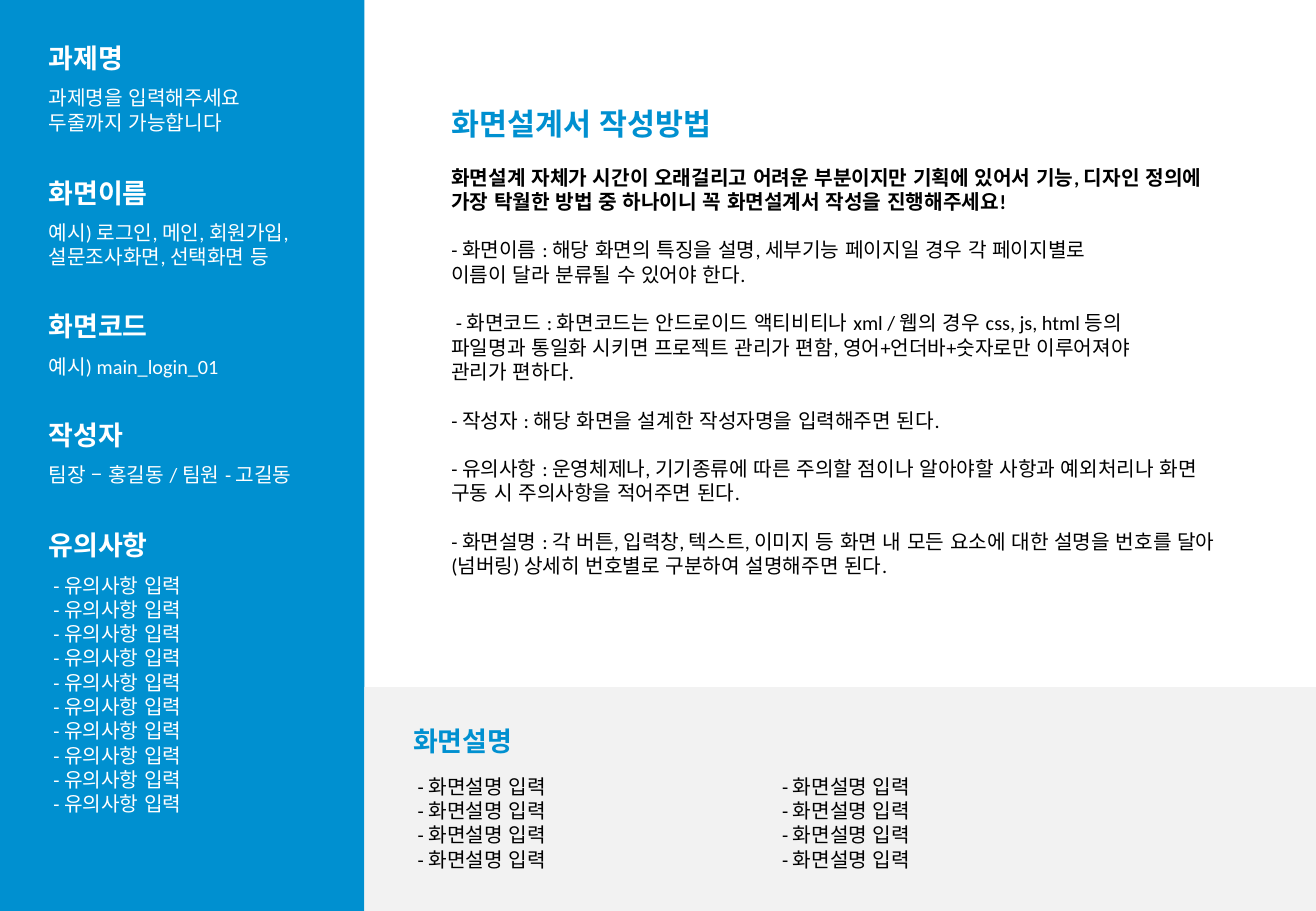
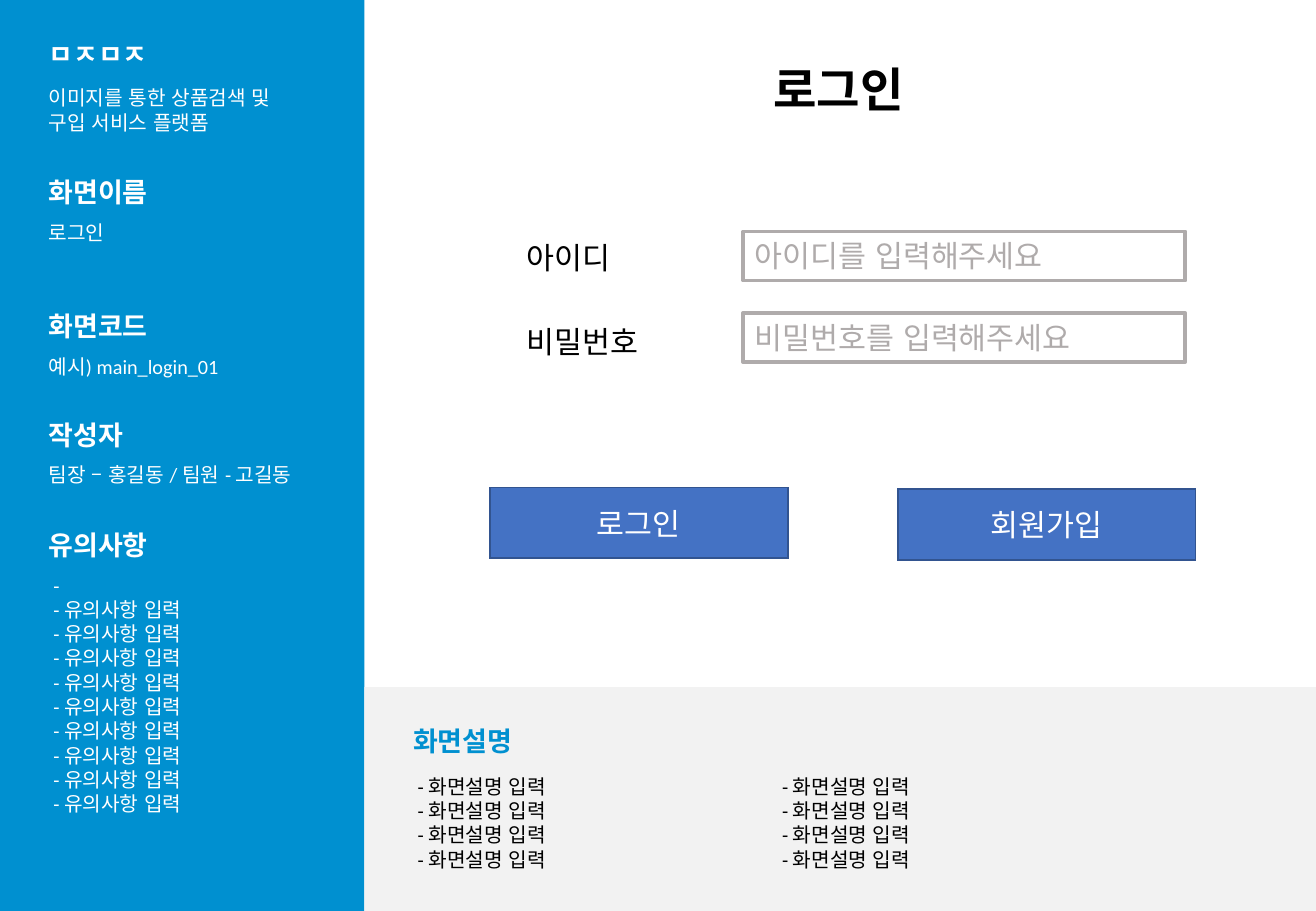
Before and after one commit to LeticiaKang/Project_Idol-Fandom-WebPlaform, a slide deck: slide 5 of 산출문서/화면설계서_서식(1조. HappyVirus).pptx (slide 4 before the commit). Drawn at 1316x911 pixels with LibreOffice and Linux fonts; fonts in the diff are those of the drawing. Boxes give left, top, right and bottom in pixels: in the first picture for what was removed or moved away, otherwise in the second. Text is boxed around its words. In the diff, an @@ line names an element or a change of style, - is before the commit and + after.

Commit message:
Update 화면설계서_서식(1조. HappyVirus).pptx
화면설계서 작성
-회원가입
-로그인
-이미지검색
-이미지 검색결과

```diff
--- a/산출문서/화면설계서_서식(1조. HappyVirus).pptx
+++ b/산출문서/화면설계서_서식(1조. HappyVirus).pptx
@@ text at [49,46,148,61]: text changed @@
-과제명
+ㅁㅈㅁㅈ
@@ text at [49,88,271,132]: text changed @@
-과제명을 입력해주세요
-두줄까지 가능합니다
+이미지를 통한 상품검색 및 구입 서비스 플랫폼
@@ text added at [773,67,903,111], 28 pt, text #000000, bold @@
+로그인
@@ text removed at [451,109,712,138] @@
-화면설계서 작성방법
@@ text removed at [451,168,1214,576] @@
-화면설계 자체가 시간이 오래걸리고 어려운 부분이지만 기획에 있어서 기능, 디자인 정의에 가장 탁월한 방법 중 하나이니 꼭 화면설계서 작성을 진행해주세요!
-- 화면이름 : 해당 화면의 특징을 설명, 세부기능 페이지일 경우 각 페이지별로
-이름이 달라 분류될 수 있어야 한다.
-- 화면코드 : 화면코드는 안드로이드 액티비티나 xml / 웹의 경우 css, js, html 등의
-파일명과 통일화 시키면 프로젝트 관리가 편함, 영어+언더바+숫자로만 이루어져야
-관리가 편하다.
-- 작성자 : 해당 화면을 설계한 작성자명을 입력해주면 된다.
-- 유의사항 : 운영체제나, 기기종류에 따른 주의할 점이나 알아야할 사항과 예외처리나 화면 구동 시 주의사항을 적어주면 된다.
-- 화면설명 : 각 버튼, 입력창, 텍스트, 이미지 등 화면 내 모든 요소에 대한 설명을 번호를 달아(넘버링) 상세히 번호별로 구분하여 설명해주면 된다.
@@ text at [49,223,105,242]: text changed @@
-예시) 로그인, 메인, 회원가입,
-설문조사화면, 선택화면 등
+로그인
@@ rectangle added at [744,232,1186,281], outline #AFABAB 2.25 pt, 18 pt, text #AFABAB @@
+아이디를 입력해주세요
@@ text added at [526,244,610,272], 18 pt, text #000000 @@
+아이디
@@ text added at [526,328,638,356], 18 pt, text #000000 @@
+비밀번호
@@ rectangle added at [744,314,1186,362], outline #AFABAB 2.25 pt, 18 pt, text #AFABAB @@
+비밀번호를 입력해주세요
@@ rectangle added at [490,487,787,558], fill #4472C4, outline #325491 1 pt, 18 pt, text #FFFFFF @@
+로그인
@@ rectangle added at [898,490,1196,560], fill #4472C4, outline #325491 1 pt, 18 pt, text #FFFFFF @@
+회원가입
@@ text at [64,600,181,813]: paragraph added @@
+-
```
Also in this commit, not shown: 2 other slides changed, 11 slides added, 2 slides removed.
